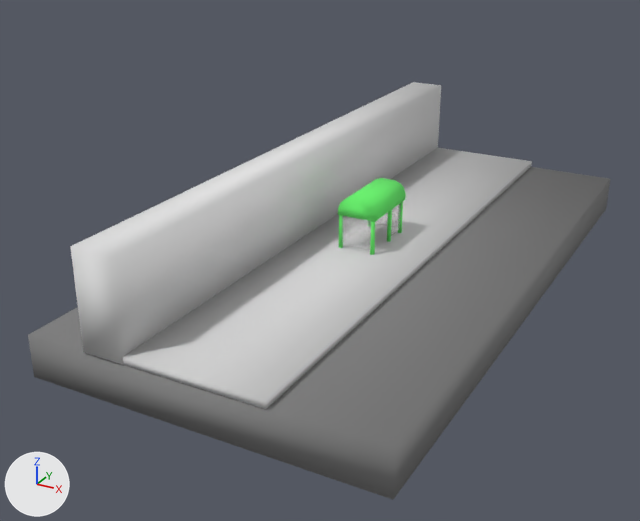
One commit to the OBJ model Assets/3D/world/busstation.obj: the scene before it, then after it.
The view is the same before and after, from a camera (50 mm lens) standing at (17.8, -38.6, 17.0) and looking at (-1.9, -2.8, -0.9). Arrows for +X, +Y and +Z are at lower left; the lights stay in place. Where no turn or scale is listed for an object, it has been applied to the vertices.
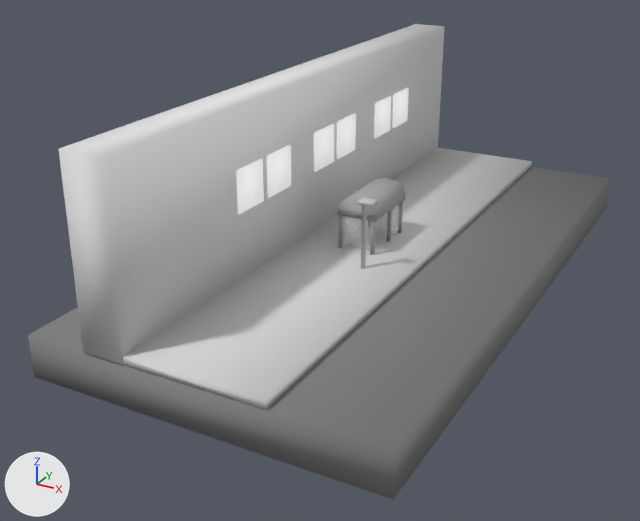
Where the change shows, as pixel boxes [x1, y1, x2, y2] in the pictures (640 x 521 px; the box of a moved part takes in the faces that stretch with it):
'Cube13', mesh rescaled (20% taller)
    before: [70, 82, 441, 365]
    after: [59, 24, 445, 365]
'Cube2', recoloured (green to grey)
    both: [338, 178, 406, 222]
'Cube16_copy21', added
    after: [236, 159, 264, 214]
'Cube16_copy17', added
    after: [267, 145, 291, 198]
'Cube16', added
    after: [314, 124, 334, 172]
'Cube16_copy18', added
    after: [337, 114, 356, 159]
'Cube16_copy19', added
    after: [374, 96, 391, 138]
'Cube16_copy20', added
    after: [392, 88, 409, 128]
'Cube15', added
    after: [358, 197, 378, 269]
'Cube3_copy5', recoloured
    both: [370, 221, 375, 255]
'Cube3_copy7', recoloured
    both: [387, 210, 392, 242]
'Cube3_copy6', recoloured
    both: [339, 215, 343, 248]
'Cube3', recoloured
    both: [398, 202, 403, 233]
part 1 of me_cube12, moved or reshaped
    both: [123, 148, 480, 367]

Patch to the scene script:
```diff
--- a/Assets/3D/world/busstation.obj.py
+++ b/Assets/3D/world/busstation.obj.py
@@ mat_busstationmat @@
 mat_busstationmat = principled_material('BusStationMat')
-mat_busstationmat.base_color = (0.14, 0.907, 0.153)  # green #69f46d
+mat_busstationmat.base_color = (0.367, 0.367, 0.367)  # grey #a3a3a3
 mat_busstationmat.roughness = 1.0
@@ me_cube12 @@
-me_cube12.from_pydata(...)  # 8 vertices, 6 faces; spans x -3.3..3.3, y -16.1..16.1, z -0.4..-0.1
+me_cube12.from_pydata(...)  # 10 vertices, 7 faces; spans x -3.3..3.3, y -16.1..16.1, z -0.4..-0.1
+# me_cube12 part 1
+# 2 vertices are removed from x -3.3, y -16.1..16.1, z -0.1
+# 4 faces are deleted
+# 4 vertices are added at (-3.3, 16.1, -0.2), (-3.2, 16.1, -0.1), (-3.3, -16.1, -0.2), (-3.2, -16.1, -0.1)
+# 5 new faces join them
 me_cube12.materials.append(mat_groundmat)
@@ me_cube13 @@
 me_cube13.from_pydata(...)  # 8 vertices, 6 faces; spans x -5.2..-3.2, y -16.2..16.2, z -0.4..4.1
+# me_cube13 part 2: the whole mesh is scaled about its middle by (1, 1, 1.84), then moved by (0.0, 0.0, 1.9)
 me_cube13.materials.append(mat_wallmat)
@@ ob_cube16_copy21 @@
+ob_cube16_copy21 = bpy.data.objects.new('Cube16_copy21', me_cube16_copy21)  # a box spanning x -3.37..-3.12, y -7.94..-5.94, z 3.05..5.05; in mat_whitelinemat (white #ffffff)
+ob_cube16_copy21.location = (0.0, 0.0, 0.0)
@@ ob_cube16_copy20 @@
+ob_cube16_copy20 = bpy.data.objects.new('Cube16_copy20', me_cube16_copy20)  # a box spanning x -3.37..-3.12, y 8.52..10.52, z 3.05..5.05; in mat_whitelinemat (white #ffffff)
+ob_cube16_copy20.location = (0.0, 0.0, 0.0)
@@ ob_cube16_copy19 @@
+ob_cube16_copy19 = bpy.data.objects.new('Cube16_copy19', me_cube16_copy19)  # a box spanning x -3.37..-3.12, y 6.02..8.02, z 3.05..5.05; in mat_whitelinemat (white #ffffff)
+ob_cube16_copy19.location = (0.0, 0.0, 0.0)
@@ ob_cube16_copy18 @@
+ob_cube16_copy18 = bpy.data.objects.new('Cube16_copy18', me_cube16_copy18)  # a box spanning x -3.37..-3.12, y 1.46..3.46, z 3.05..5.05; in mat_whitelinemat (white #ffffff)
+ob_cube16_copy18.location = (0.0, 0.0, 0.0)
@@ ob_cube16_copy17 @@
+ob_cube16_copy17 = bpy.data.objects.new('Cube16_copy17', me_cube16_copy17)  # a box spanning x -3.37..-3.12, y -5.44..-3.44, z 3.05..5.05; in mat_whitelinemat (white #ffffff)
+ob_cube16_copy17.location = (0.0, 0.0, 0.0)
@@ ob_cube16 @@
+ob_cube16 = bpy.data.objects.new('Cube16', me_cube16)  # a box spanning x -3.37..-3.12, y -1.0..1.0, z 3.05..5.05; in mat_whitelinemat (white #ffffff)
+ob_cube16.location = (0.0, 0.0, 0.0)
@@ ob_cube15 @@
+ob_cube15 = bpy.data.objects.new('Cube15', me_cube15)  # 32 vertices, 26 faces; spans x 0.96..1.72, y -4.42..-3.88, z -0.26..3.32; in mat_streetlamp (light grey #c1c1c1)
+ob_cube15.location = (0.0, 0.0, 0.0)
```
